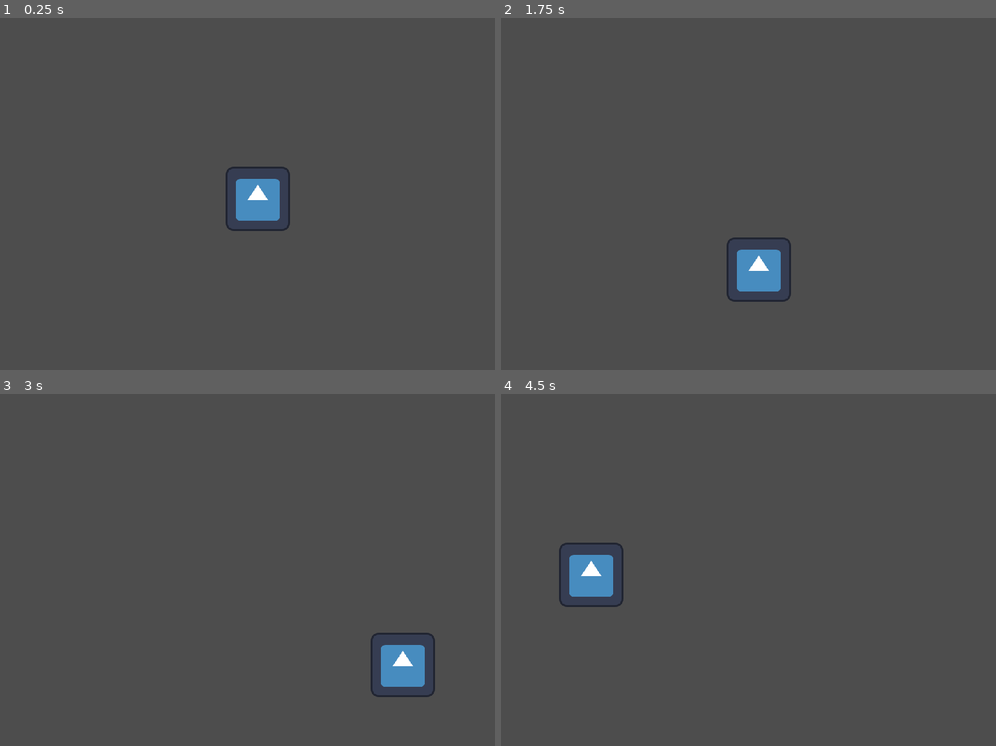
Above: before the commit, frames 1-4 (two rows, left to right).
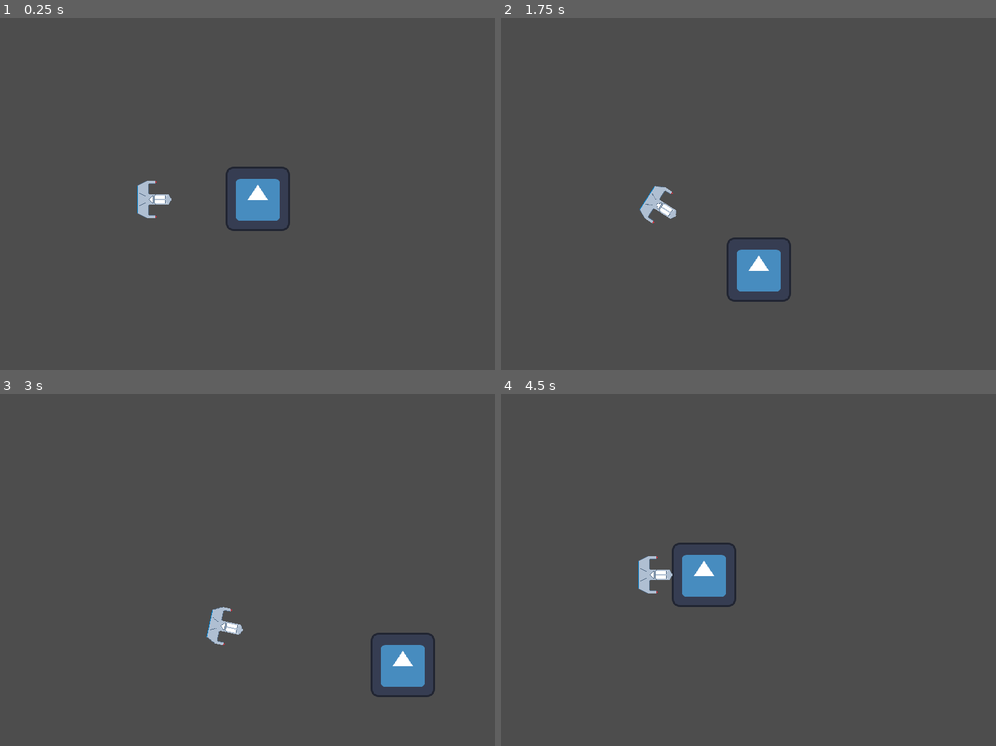
Above: after the commit, the same moments.

Repository: brendantfitzgerald/BroJam-Earl2024
Game: Godot game, scene res://Scenes/main.tscn
The game is run twice, just before and just after one commit, with the same random seed, the same clock (stepped at 60 frames per second) and the same inputs. The engine's default icon, where the game draws it, is replaced by a stand-in: a white triangle on a blue panel in a dark square.
Inputs:
- Up to frame 1 (0.25 s): no input
- Up to frame 2 (1.75 s): tap Enter at 0.5 s; hold D (right) 0.53-1.28 s; tap F at 0.6 s; hold S (down) from 1.28 s (still down); tap R at 1.35 s
- Up to frame 3 (3 s): release S (down) at 2.03 s; hold D (right) 2.03-2.78 s; tap P at 2.1 s; hold W (up) from 2.78 s (still down); tap F at 2.85 s
- Up to frame 4 (4.5 s): release W (up) at 3.53 s; hold A (left) from 3.53 s (still down); tap R at 3.6 s; tap P at 4.35 s

The runs differ from the first frame. In frame 1, 0.4% of the frame differs, in the area x 27-35%, y 46-57%; in frame 2, 0.4%; in frame 3, 0.4%; in frame 4, 3.0%, in the area x 11-48%, y 42-61%.

Commit message:
Enemy movement

Diff:
--- a/Scenes/Enemy.gd
+++ b/Scenes/Enemy.gd
@@ -1,11 +1,17 @@
-extends Node2D
-
+extends CharacterBody2D
 
 # Called when the node enters the scene tree for the first time.
 func _ready():
+	add_to_group("Enemies")
 	pass # Replace with function body.
 
 
 # Called every frame. 'delta' is the elapsed time since the previous frame.
 func _process(delta):
+	var playerPosition = get_parent().get_node("Player").position
+	var angleToPlayer = global_position.direction_to(playerPosition).angle()
+	#rotation = move_toward(rotation, angleToPlayer, delta)
+	look_at(playerPosition)
+	velocity = position.direction_to(playerPosition) * 100
+	move_and_slide()
 	pass
--- a/Scenes/main.tscn
+++ b/Scenes/main.tscn
@@ -1,11 +1,15 @@
-[gd_scene load_steps=6 format=3 uid="uid://diy7tfr5h36pn"]
+[gd_scene load_steps=8 format=3 uid="uid://diy7tfr5h36pn"]
 
 [ext_resource type="Script" path="res://Scripts/Player.gd" id="1_gscgk"]
 [ext_resource type="Script" path="res://Scripts/Init.gd" id="1_s1d0u"]
 [ext_resource type="Texture2D" uid="uid://6de5tkjnemft" path="res://icon.svg" id="2_pea8s"]
 [ext_resource type="Script" path="res://Scenes/Enemy.gd" id="4_qgqwb"]
+[ext_resource type="Texture2D" uid="uid://d2vhnrbyf7xsk" path="res://Scenes/Enemy.png" id="5_n1kec"]
 
 [sub_resource type="RectangleShape2D" id="RectangleShape2D_drwa3"]
+
+[sub_resource type="RectangleShape2D" id="RectangleShape2D_42chm"]
+size = Vector2(59, 54)
 
 [node name="Main" type="Node2D"]
 script = ExtResource("1_s1d0u")
@@ -22,7 +26,15 @@
 scale = Vector2(0.15625, 0.15625)
 texture = ExtResource("2_pea8s")
 
-[node name="Enemy" type="Node2D" parent="."]
+[node name="Enemy" type="CharacterBody2D" parent="."]
+position = Vector2(213, 401)
+rotation = 1.5708
 script = ExtResource("4_qgqwb")
 
 [node name="CollisionShape2D" type="CollisionShape2D" parent="Enemy"]
+rotation = 1.5708
+shape = SubResource("RectangleShape2D_42chm")
+
+[node name="Sprite2D" type="Sprite2D" parent="Enemy"]
+rotation = 1.5708
+texture = ExtResource("5_n1kec")
Binary file added: Scenes/Enemy.png
Not shown, added: Scenes/Enemy.png.import
